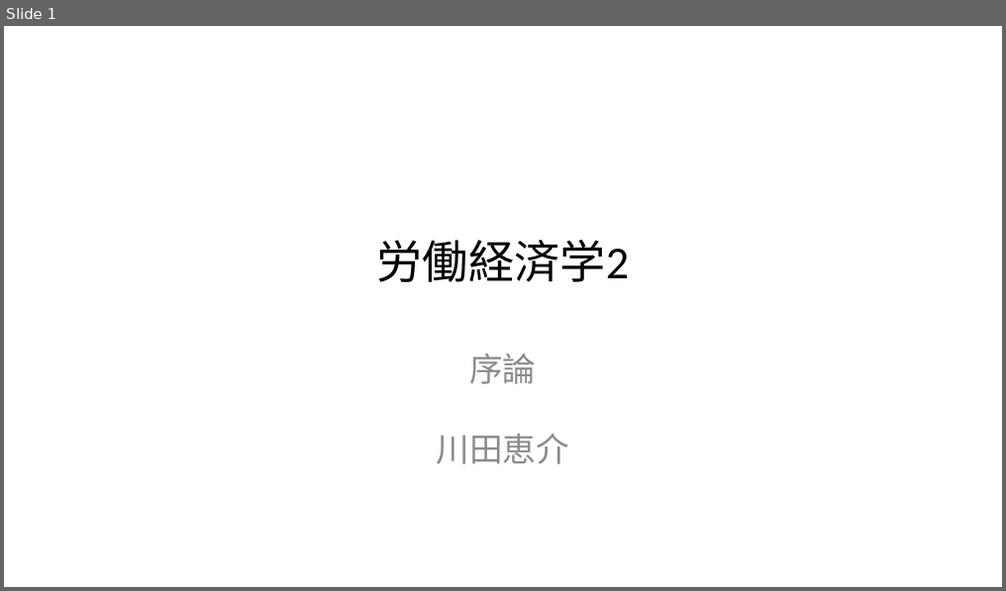
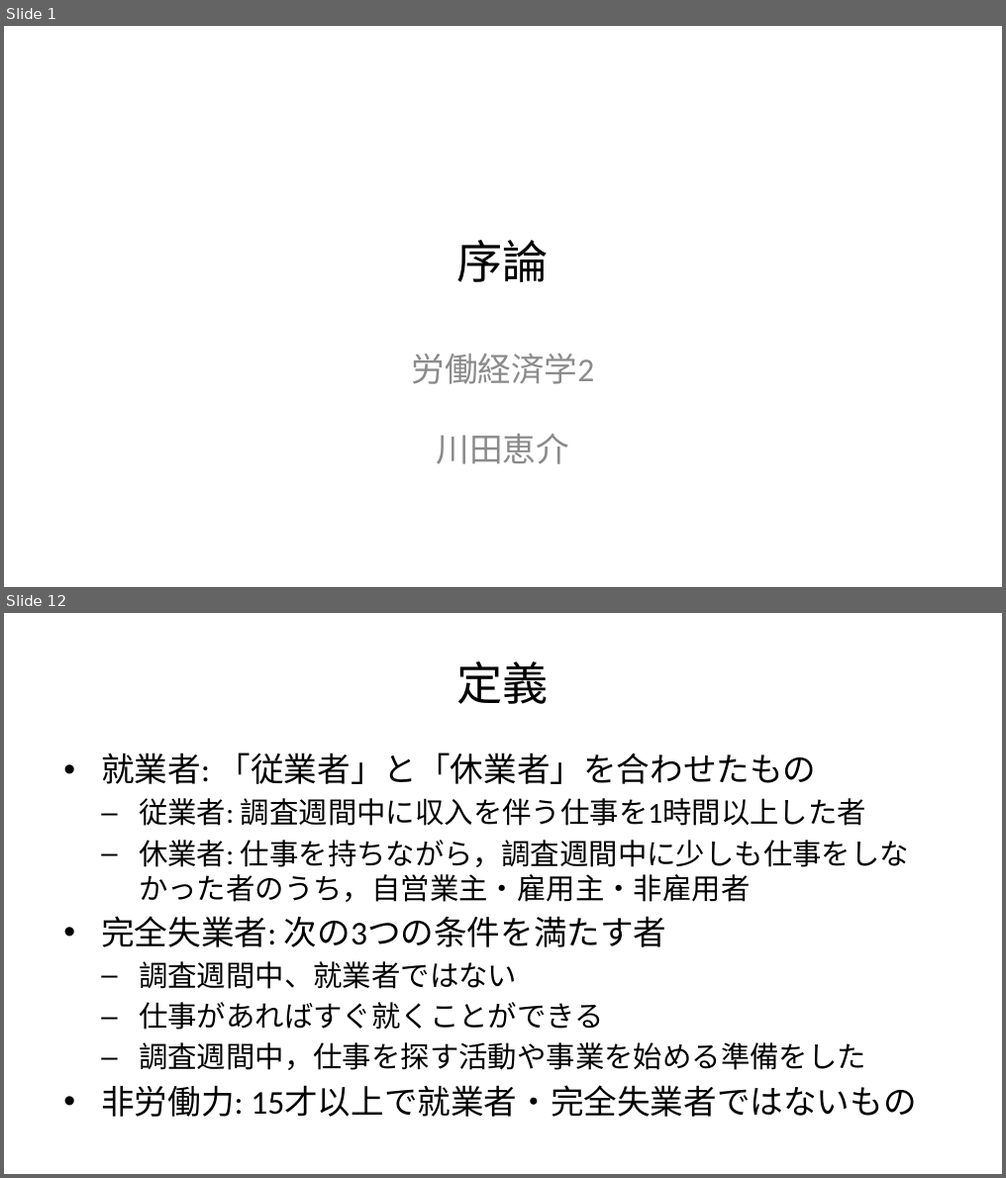
Before and after one commit to tetokawata/JapanLaborMarket, a slide deck: Slide01.pptx. Shown one above the other, each under a label of ours: slide 1 before the commit, slides 1 and 12 after it; the slides between them are not shown. The pictures are 1006x591 and 1006x1178 pixels, drawn with LibreOffice and Linux fonts; fonts in the diff are those of the drawing. Boxes give left, top, right and bottom in pixels: in the first picture for what was removed or moved away, otherwise in the second. Text is boxed around its words. In the diff, an @@ line names an element or a change of style, - is before the commit and + after.

```diff
--- a/Slide01.pptx
+++ b/Slide01.pptx
@@ slide 12 added at [4, 613, 1002, 1174], background #FFFFFF @@
@@ title added at [457, 662, 548, 704], 33 pt, text #000000 @@
+定義
@@ text added at [101, 753, 917, 1117], 21 pt, text #000000 @@
+• 就業者: 「従業者」と「休業者」を合わせたもの
+  – 従業者: 調査週間中に収入を伴う仕事を1時間以上した者
+  – 休業者: 仕事を持ちながら，調査週間中に少しも仕事をしなかった者のうち，自営業主・雇用主・非雇用者
+• 完全失業者: 次の3つの条件を満たす者
+  – 調査週間中、就業者ではない
+  – 仕事があればすぐ就くことができる
+  – 調査週間中，仕事を探す活動や事業を始める準備をした
+• 非労働力: 15才以上で就業者・完全失業者ではないもの
@@ slide 1 changed as well @@
@@ title at [457, 240, 548, 282]: text changed @@
-労働経済学2
+序論
@@ subtitle at [411, 354, 594, 465]: text changed @@
-序論
-川田恵介
+労働経済学2
+川田恵介
```
Also in this commit, not shown: 34 other slides added, 2 other files.
